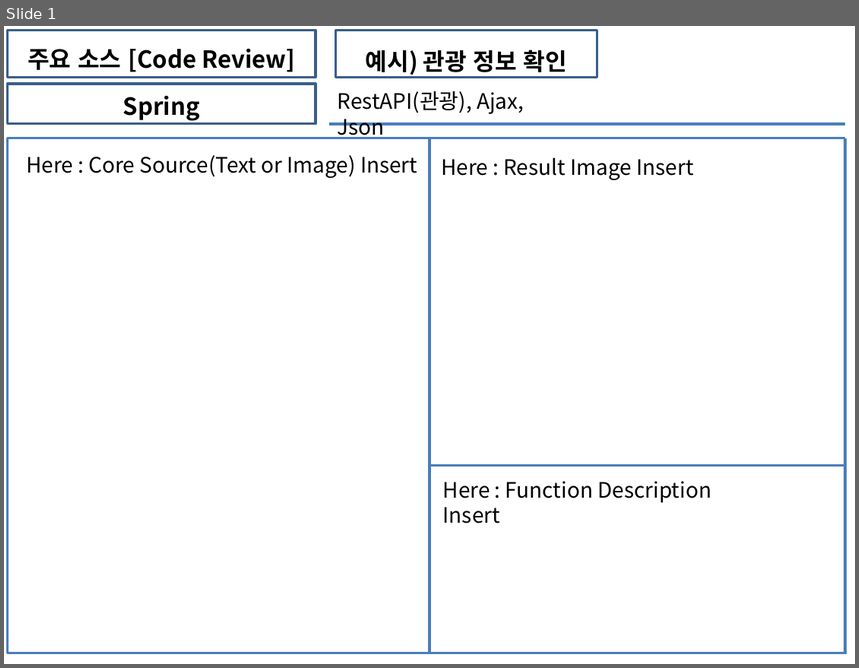
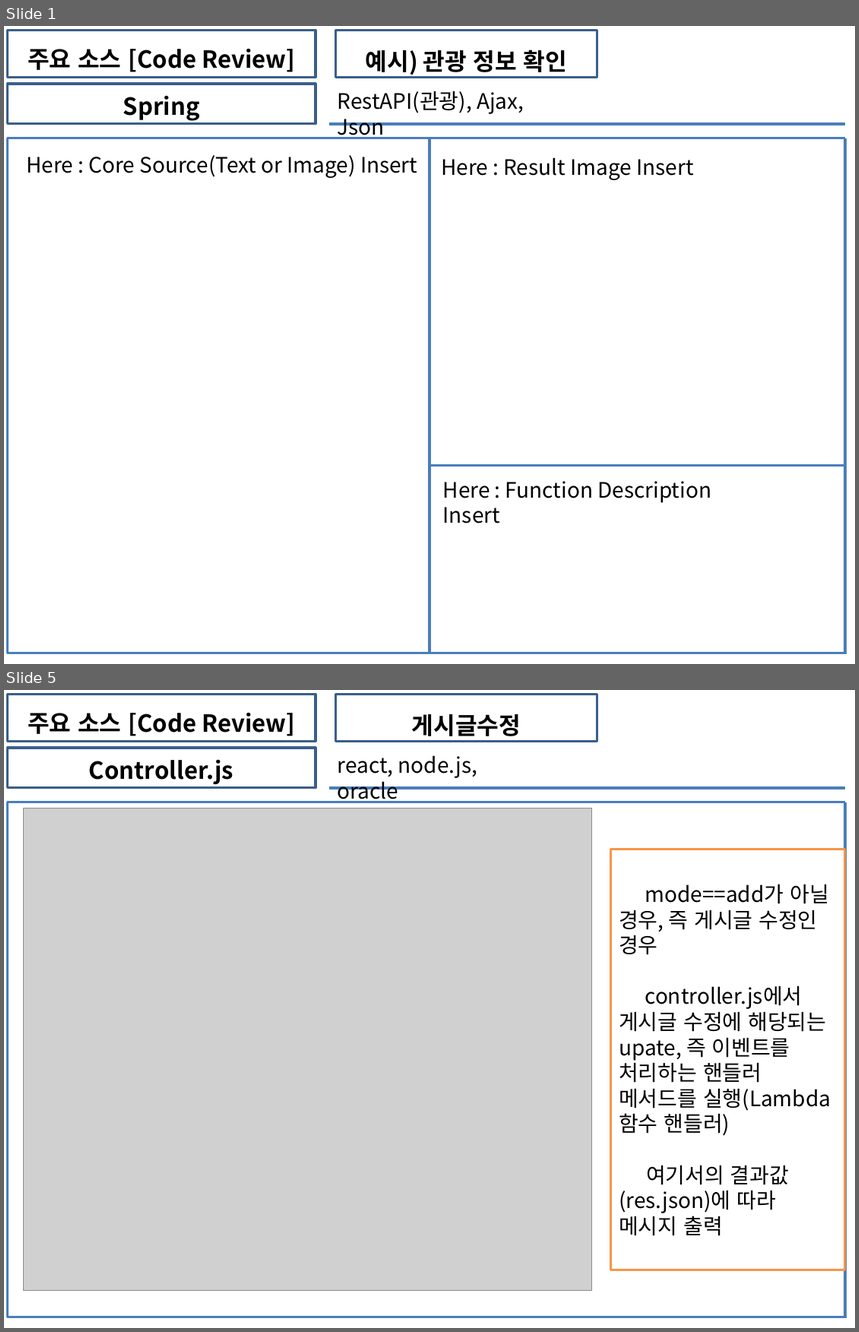
Before and after one commit to soh0256/5team, a slide deck: 개발 5팀 6차 미니 프로젝트/3) KOSMO_77기_개발 0팀_Unit_Test_보고서.pptx. Shown one above the other, each under a label of ours: slide 1 before the commit, slides 1 and 5 after it; the slides between them are not shown. The pictures are 859x668 and 859x1332 pixels, drawn with LibreOffice and Linux fonts; fonts in the diff are those of the drawing; grey boxes stand for pictures. Boxes give left, top, right and bottom in pixels: in the first picture for what was removed or moved away, otherwise in the second. Text is boxed around its words. In the diff, an @@ line names an element or a change of style, - is before the commit and + after.

Commit message:
게시판_유닛테스트

```diff
--- a/개발 5팀 6차 미니 프로젝트/3) KOSMO_77기_개발 0팀_Unit_Test_보고서.pptx
+++ b/개발 5팀 6차 미니 프로젝트/3) KOSMO_77기_개발 0팀_Unit_Test_보고서.pptx
@@ slide 5 added at (4,690,855,1328), background #FFFFFF @@
@@ rectangle added at (7,695,316,741), outline #3A5F8C 2 pt, 20 pt, text #000000, bold @@
+주요 소스 [Code Review]
@@ rectangle added at (336,695,598,741), outline #3A5F8C 2 pt, 20 pt, text #000000, bold @@
+게시글수정
@@ rectangle added at (7,748,316,788), outline #3A5F8C 2 pt, 20 pt, text #000000, bold @@
+Controller.js
@@ text added at (338,755,477,803), 18 pt, text #000000 @@
+react, node.js, oracle
@@ line added from (7, 802) to (845, 802), #4B7EBC 2.25 pt @@
@@ line added from (7, 802) to (7, 1317), #4B7EBC 2.25 pt @@
@@ line added from (329, 788) to (845, 788), #4B7EBC 2.25 pt @@
@@ line added from (845, 802) to (845, 1319), #4B7EBC 2.25 pt @@
@@ picture added at (24,809,592,1291) @@
@@ rectangle added at (611,849,846,1271), outline #F79646 2 pt, 18 pt, text #000000 @@
+▫ mode==add가 아닐 경우, 즉 게시글 수정인 경우
+▫ controller.js에서 게시글 수정에 해당되는 upate, 즉 이벤트를 처리하는 핸들러 메서드를 실행(Lambda 함수 핸들러)
+▫ 여기서의 결과값(res.json)에 따라 메시지 출력
@@ line added from (845, 1143) to (845, 1143), #4B7EBC 2.25 pt @@
@@ line added from (7, 1317) to (845, 1317), #4B7EBC 2.25 pt @@
```
Also in this commit, not shown: 17 other slides added.
